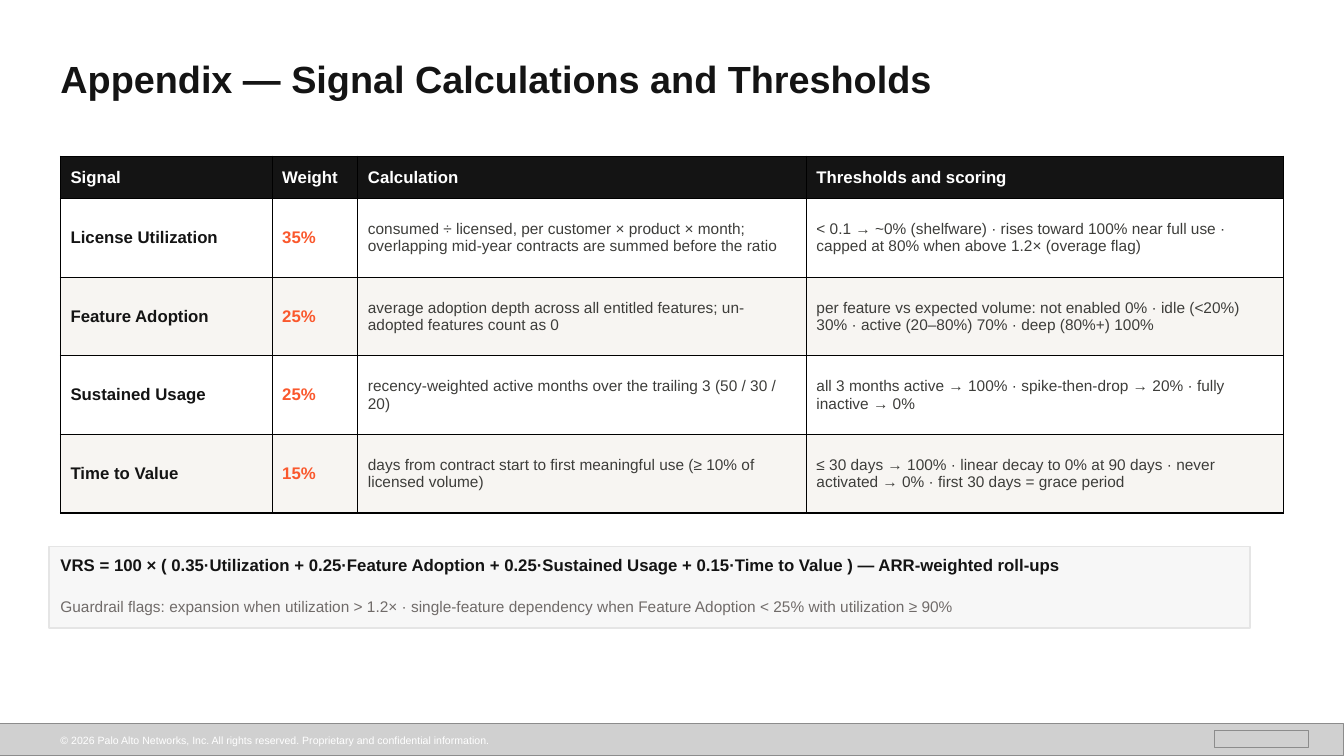
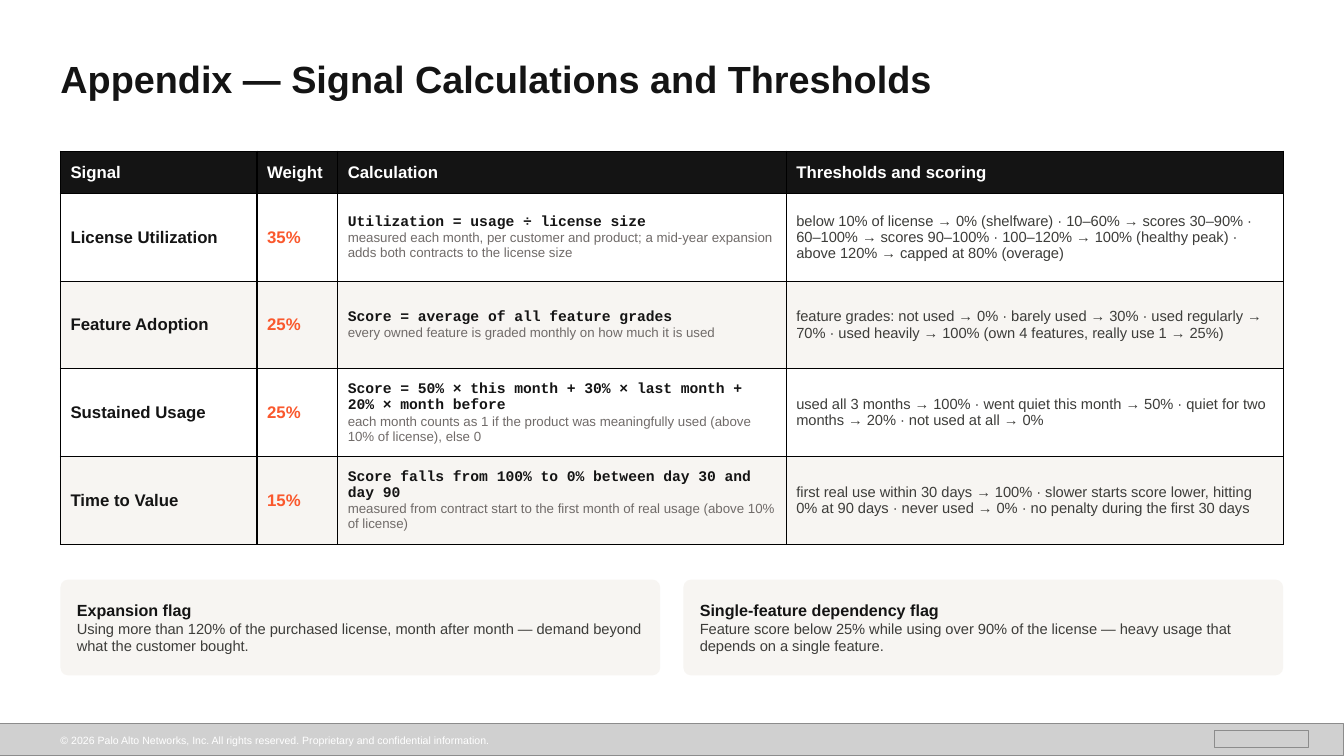
Before and after one commit to erink777-bit/panw-adoption-analytics, a slide deck: slide 8 of executive_presentation.pptx. Drawn at 1344x756 pixels with LibreOffice and Linux fonts; fonts in the diff are those of the drawing; grey boxes stand for pictures; background and template pictures are left out. Boxes give left, top, right and bottom in pixels: in the first picture for what was removed or moved away, otherwise in the second. Text is boxed around its words. In the diff, an @@ line names an element or a change of style, - is before the commit and + after.

```diff
--- a/executive_presentation.pptx
+++ b/executive_presentation.pptx
@@ table at bbox=[60, 151, 1284, 544] @@
-row 2, column 3: consumed ÷ licensed, per customer × product × month; overlapping mid-year contracts are summed before the ratio
+row 2, column 3: Utilization = usage ÷ license size / measured each month, per customer and product; a mid-year expansion adds both contracts to the license size
-row 2, column 4: < 0.1 → ~0% (shelfware) · rises toward 100% near full use · capped at 80% when above 1.2× (overage flag)
+row 2, column 4: below 10% of license → 0% (shelfware) · 10–60% → scores 30–90% · 60–100% → scores 90–100% · 100–120% → 100% (healthy peak) · above 120% → capped at 80% (overage)
-row 3, column 3: average adoption depth across all entitled features; un-adopted features count as 0
+row 3, column 3: Score = average of all feature grades / every owned feature is graded monthly on how much it is used
-row 3, column 4: per feature vs expected volume: not enabled 0% · idle (<20%) 30% · active (20–80%) 70% · deep (80%+) 100%
+row 3, column 4: feature grades: not used → 0% · barely used → 30% · used regularly → 70% · used heavily → 100% (own 4 features, really use 1 → 25%)
-row 4, column 3: recency-weighted active months over the trailing 3 (50 / 30 / 20)
+row 4, column 3: Score = 50% × this month + 30% × last month + 20% × month before / each month counts as 1 if the product was meaningfully used (above 10% of license), else 0
-row 4, column 4: all 3 months active → 100% · spike-then-drop → 20% · fully inactive → 0%
+row 4, column 4: used all 3 months → 100% · went quiet this month → 50% · quiet for two months → 20% · not used at all → 0%
-row 5, column 3: days from contract start to first meaningful use (≥ 10% of licensed volume)
+row 5, column 3: Score falls from 100% to 0% between day 30 and day 90 / measured from contract start to the first month of real usage (above 10% of license)
-row 5, column 4: ≤ 30 days → 100% · linear decay to 0% at 90 days · never activated → 0% · first 30 days = grace period
+row 5, column 4: first real use within 30 days → 100% · slower starts score lower, hitting 0% at 90 days · never used → 0% · no penalty during the first 30 days
@@ table: place and size @@
-table at bbox=[60, 156, 1284, 513]
+table at bbox=[60, 151, 1284, 544]
@@ rectangle removed at bbox=[49, 546, 1251, 628] @@
@@ text removed at bbox=[60, 559, 1059, 575] @@
-VRS = 100 × ( 0.35·Utilization + 0.25·Feature Adoption + 0.25·Sustained Usage + 0.15·Time to Value ) — ARR-weighted roll-ups
@@ rounded rectangle added at bbox=[60, 580, 660, 676], fill #F7F5F2, 10.5 pt, text #3D3D3A @@
+Expansion flag
+Using more than 120% of the purchased license, month after month — demand beyond what the customer bought.
@@ rounded rectangle "Single-feature dependency flag": place and size @@
-rounded rectangle "Single-feature dependency flag" at bbox=[60, 601, 953, 615]
+rounded rectangle "Single-feature dependency flag" at bbox=[684, 580, 1284, 676]
@@ rounded rectangle "Single-feature dependency flag" at bbox=[684, 580, 1284, 676]: vertical alignment top to middle; fill none to #F7F5F2 @@
@@ text in rounded rectangle at bbox=[700, 604, 1231, 654]: text changed; size 11 to 10.5 pt; text colour #706B69 to #3D3D3A @@
-Guardrail flags: expansion when utilization > 1.2× · single-feature dependency when Feature Adoption < 25% with utilization ≥ 90%
+Single-feature dependency flag
+Feature score below 25% while using over 90% of the license — heavy usage that depends on a single feature.
```
Also in this commit, not shown: 2 other slides changed, 4 other files.
